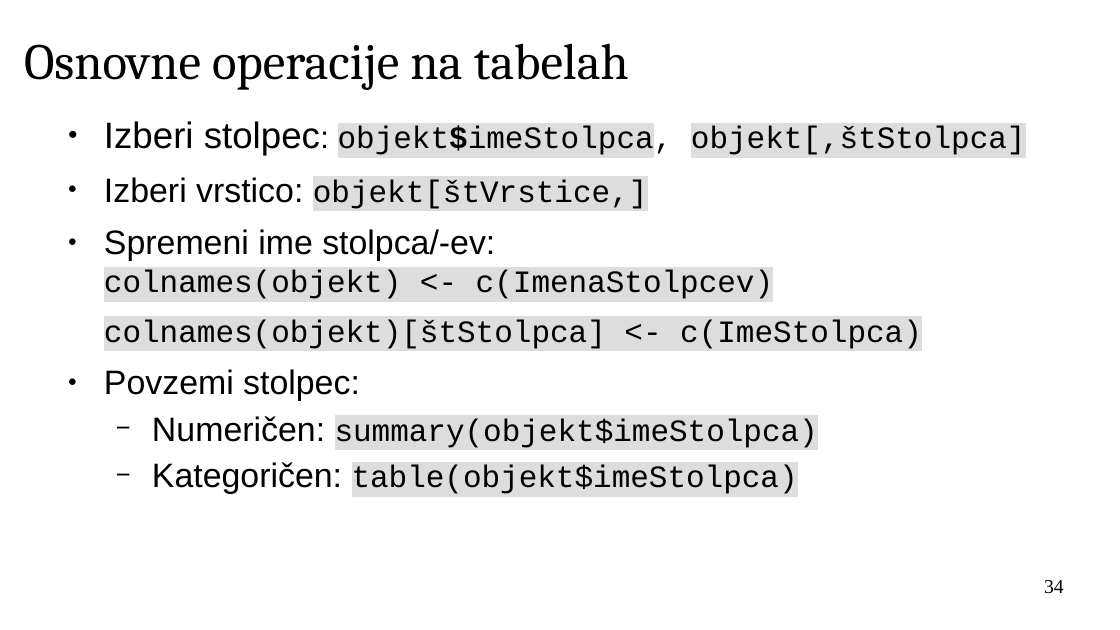
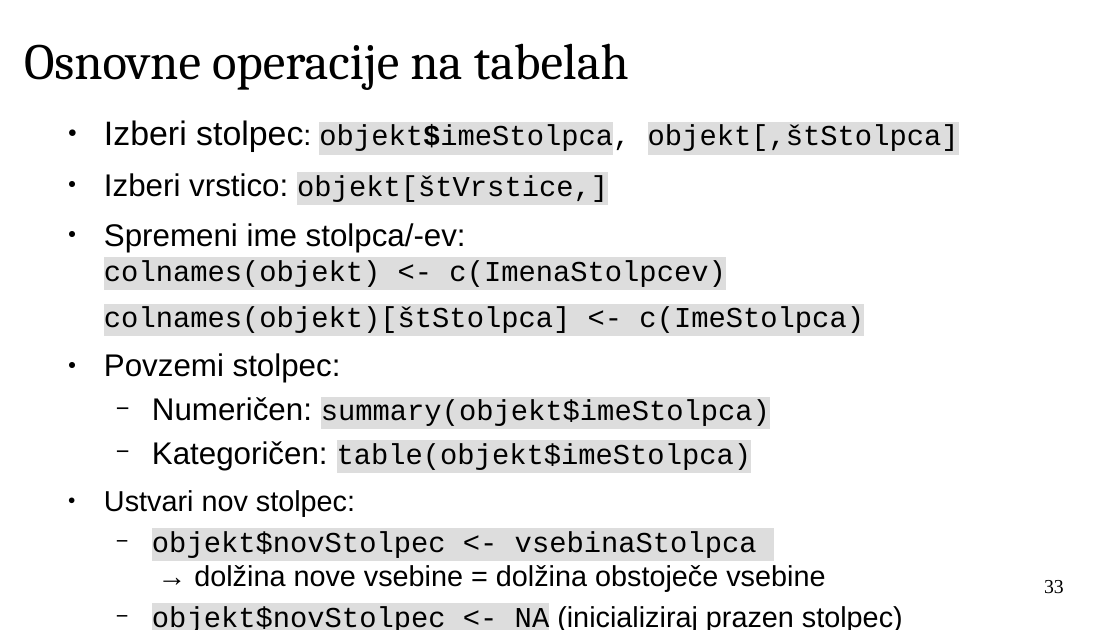
Before and after one commit to janaobsteter/R_tecaj, a slide deck: slide 33 of IT_Rtecaj.odp (slide 34 before the commit). Drawn at 1120x630 pixels with LibreOffice and Linux fonts; fonts in the diff are those of the drawing; background and template pictures are left out. Boxes give left, top, right and bottom in pixels: in the first picture for what was removed or moved away, otherwise in the second. Text is boxed around its words. In the diff, an @@ line names an element or a change of style, - is before the commit and + after.

```diff
--- a/IT_Rtecaj.odp
+++ b/IT_Rtecaj.odp
@@ text at (x1=104, y1=120, x2=959, y2=470): size 26 to 24.1 pt in "Izberi stolpec:"; size 22 to 20.4 pt in "stolpec: objekt$imeStolpca, objekt[,štStolpca]", "objekt[štVrstice,]", "colnames(objekt) <- c(ImenaStolpcev)", "colnames(objekt)[štStolpca] <- c(ImeStolpca)" and 2 more places; size 24 to 22.2 pt in "Izberi vrstico:", "Spremeni ime stolpca/-ev:", "Povzemi stolpec:", "Numeričen:" and 1 more places @@
@@ text at (x1=104, y1=490, x2=903, y2=630): paragraphs added @@
+● Ustvari nov stolpec:
+  − objekt$novStolpec <- vsebinaStolpca
+    → dolžina nove vsebine = dolžina obstoječe vsebine
+  − objekt$novStolpec <- NA (inicializiraj prazen stolpec)
@@ page number at (x1=1044, y1=580, x2=1064, y2=594): text changed @@
-34
+33
```
Also in this commit, not shown: 19 other slides changed, 14 slides added, 1 other file.
